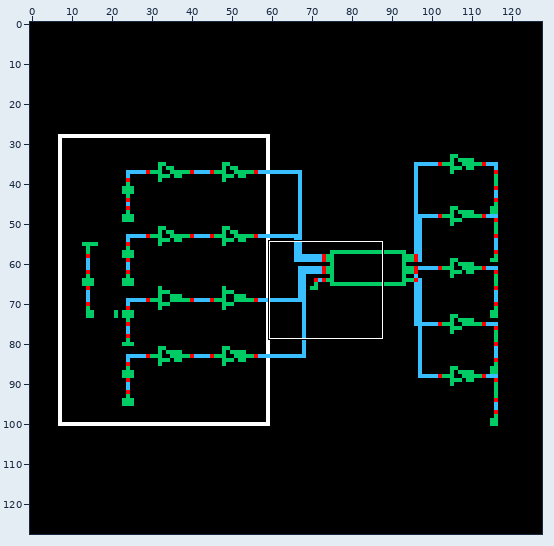
File history of a sprite sheet, Shifter_tb/schematic/thumbnail_128x128.png. The first picture is a wide view before the edit; the outline marks the close-up.
Close-up. Earlier state:
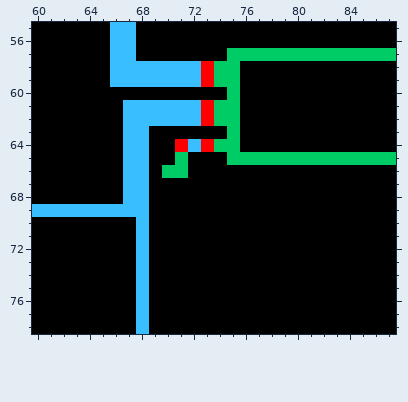
The file is 128x128 pixels. Shown: x 60..87, y 55..78.
The same view after the edit:
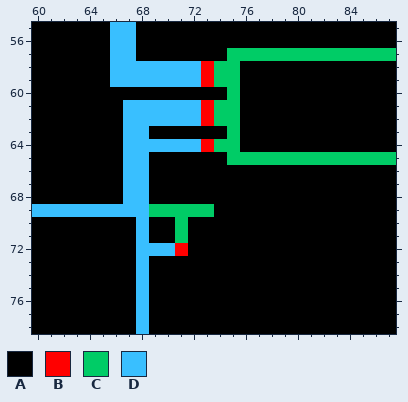
Palette (. is transparent): A #000000  B #ff0000  C #00cc66  D #39bfff
Edits made:
@@ x 67..75 @@
 63 DDAAAAAAC
-64 DDAABDBCC
-65 DDAACAAAC
-66 DDACCAAAA
+64 DDDDDDBCC
+65 DDAAAAAAC
+66 DDAAAAAAA
 67 DDAAAAAAA
 68 DDAAAAAAA
-69 DDAAAAAAA
-70 ADAAAAAAA
-71 ADAAAAAAA
-72 ADAAAAAAA
+69 DDCCCCCAA
+70 ADAACAAAA
+71 ADAACAAAA
+72 ADDDBAAAA
 73 ADAAAAAAA
